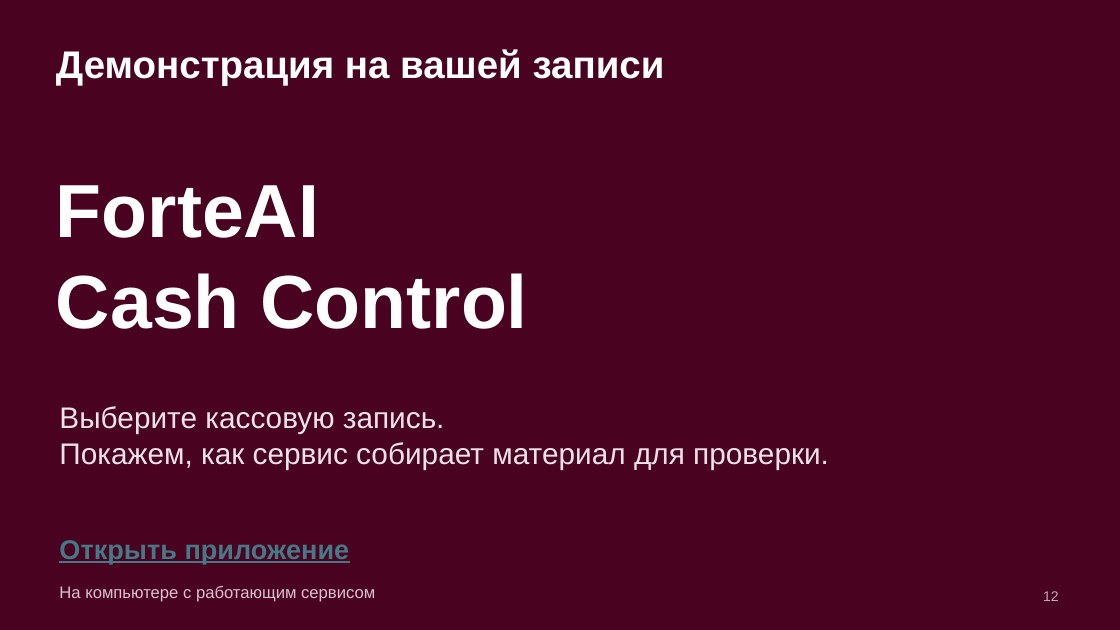
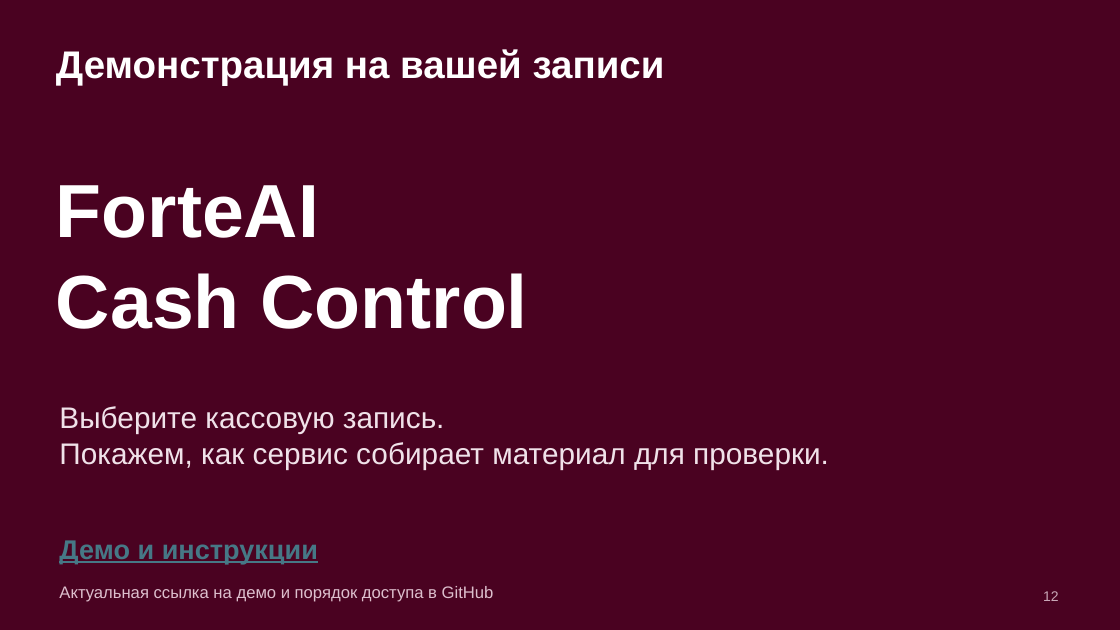
Before and after one commit to aib2l2/forte-cash-control, a slide deck: slide 12 of docs/ForteAI_Cash_Control.pptx. Drawn at 1120x630 pixels with LibreOffice and Linux fonts; fonts in the diff are those of the drawing. Boxes give left, top, right and bottom in pixels: in the first picture for what was removed or moved away, otherwise in the second. Text is boxed around its words. In the diff, an @@ line names an element or a change of style, - is before the commit and + after.

```diff
--- a/docs/ForteAI_Cash_Control.pptx
+++ b/docs/ForteAI_Cash_Control.pptx
@@ text at [59, 540, 318, 564]: text changed @@
-Открыть приложение
+Демо и инструкции
@@ text at [59, 586, 494, 602]: text changed @@
-На компьютере с работающим сервисом
+Актуальная ссылка на демо и порядок доступа в GitHub
```
Also in this commit, not shown: 18 other files.
